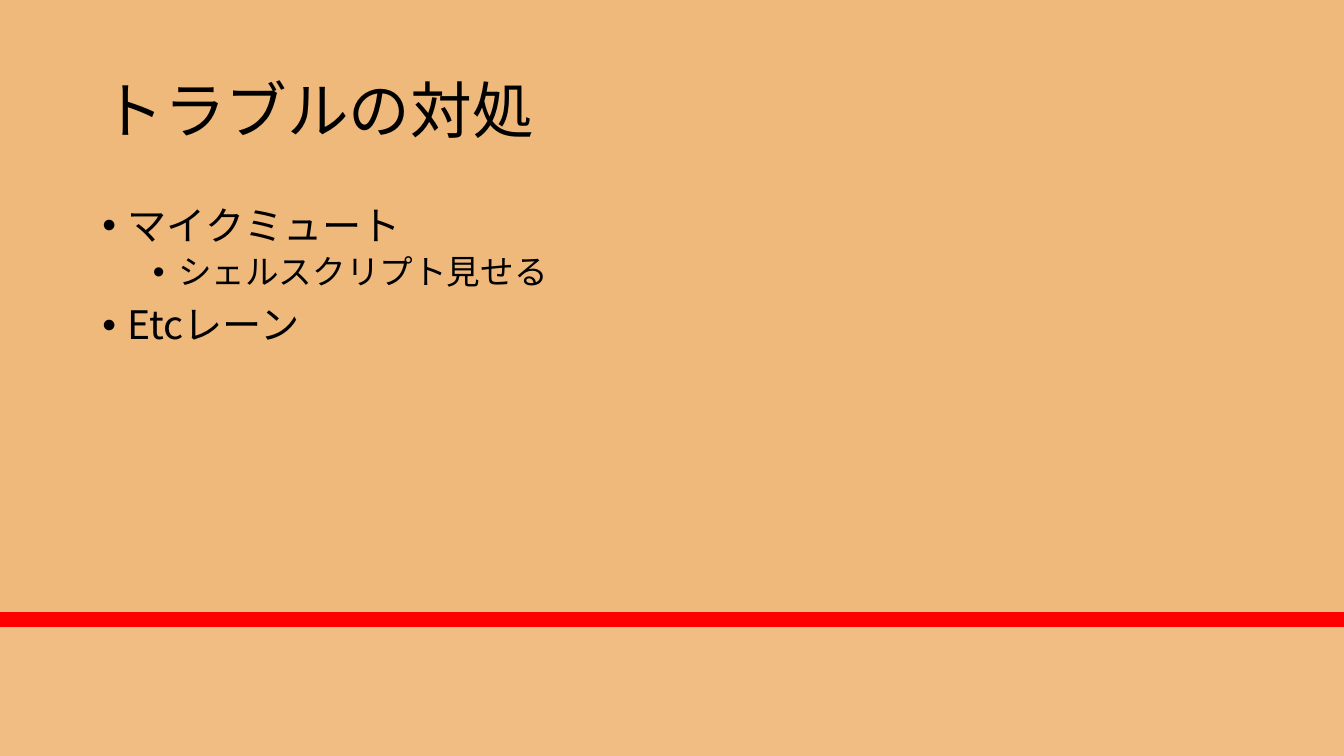
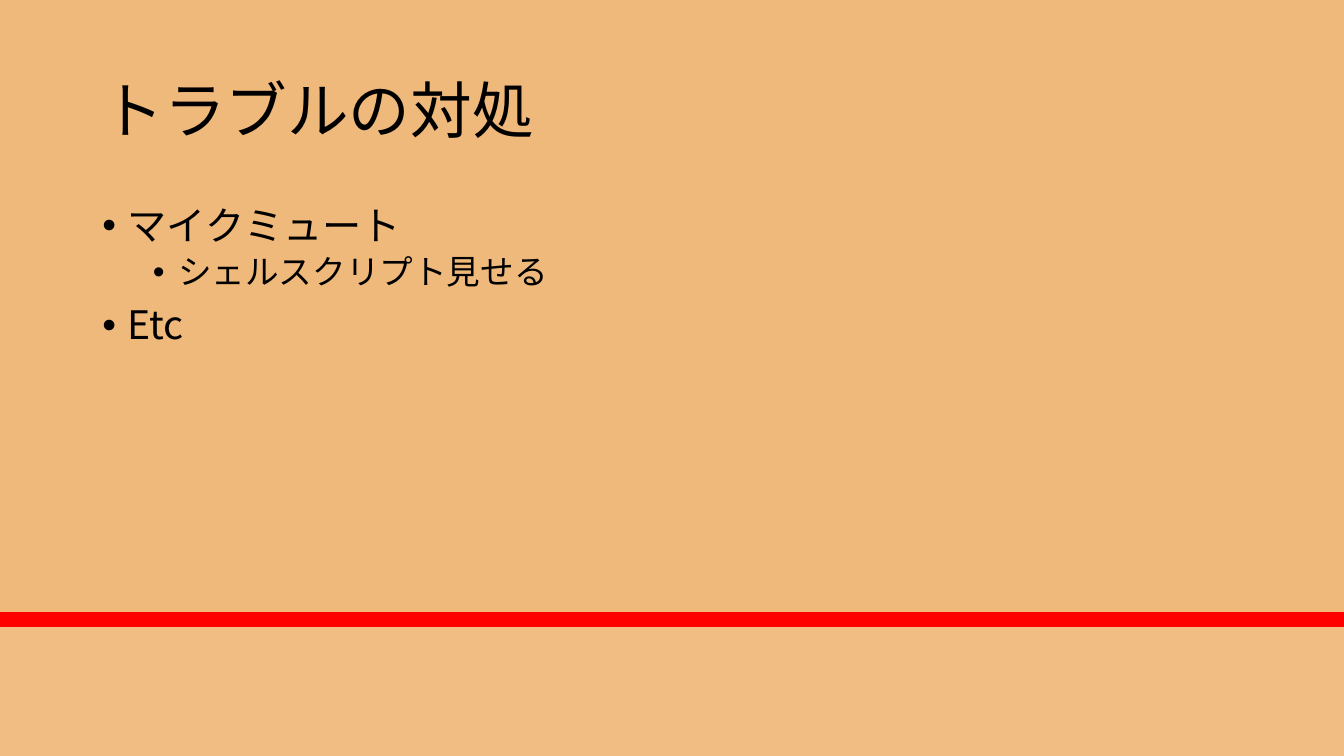
Before and after one commit to RikiishiSuzunosuke/AIspeaker_yosie, a slide deck: slide 16 of presentation/AIスピーカー開発_3_main.pptx (slide 13 before the commit). Drawn at 1344x756 pixels with LibreOffice and Linux fonts; fonts in the diff are those of the drawing. Boxes give left, top, right and bottom in pixels: in the first picture for what was removed or moved away, otherwise in the second. Text is boxed around its words. In the diff, an @@ line names an element or a change of style, - is before the commit and + after.

```diff
--- a/presentation/AIスピーカー開発_3_main.pptx
+++ b/presentation/AIスピーカー開発_3_main.pptx
@@ text at [128,310,184,340]: text changed @@
-• Etcレーン
+• Etc
```
Also in this commit, not shown: 4 other slides changed, 5 slides added, 2 slides removed, 2 other files.
